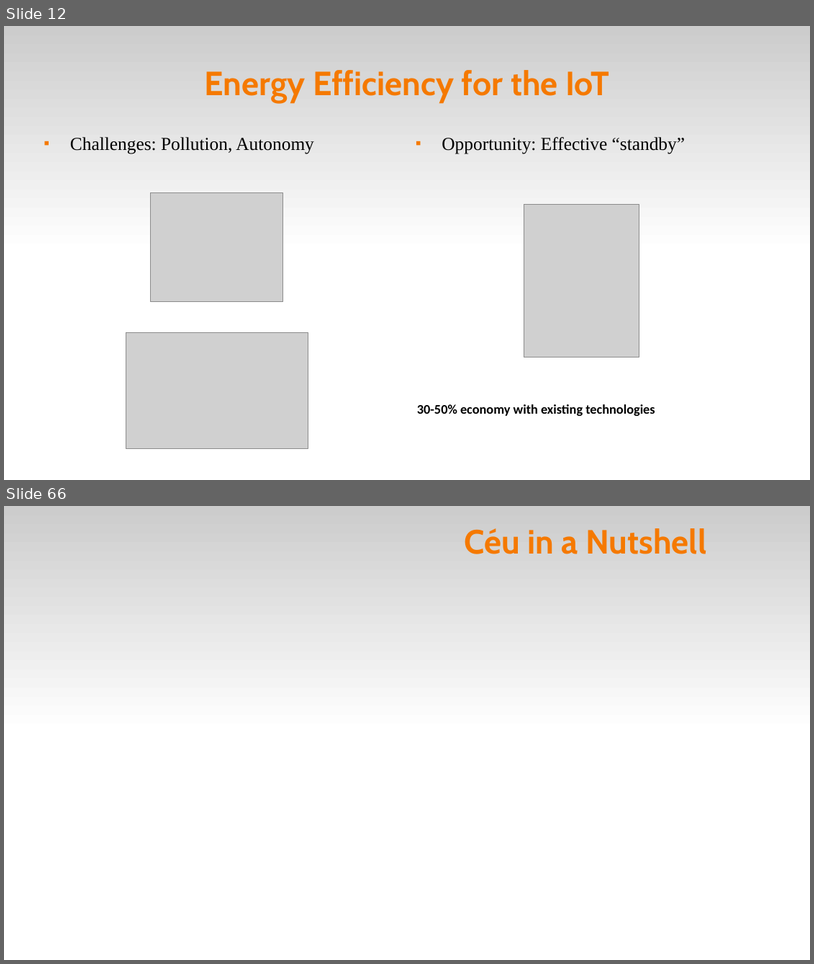
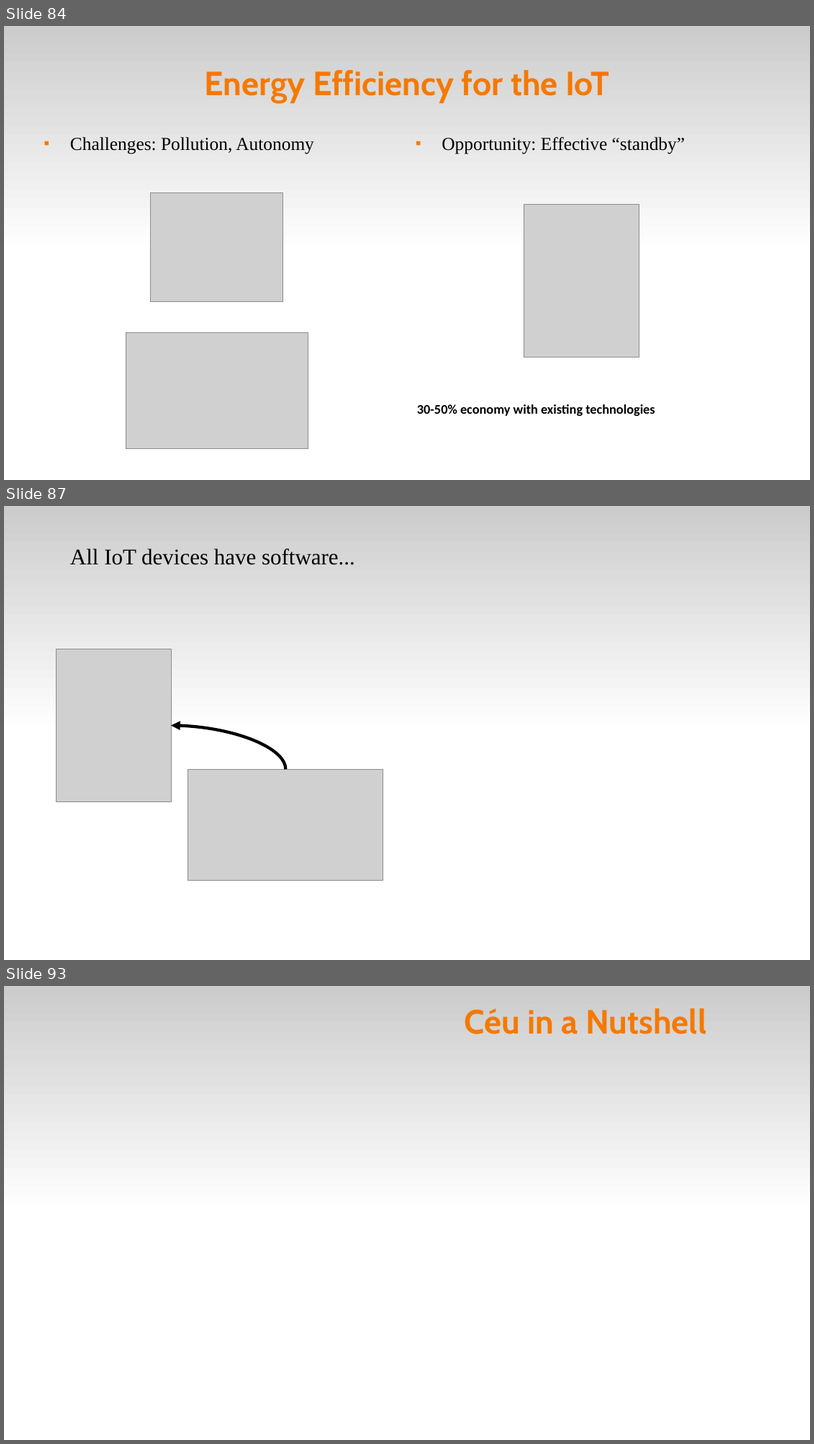
Before and after one commit to fsantanna-uerj/serrapilheira, a slide deck: LCTES/ceu-lctes-wip-expanded.odp. Shown one above the other, each under a label of ours: slides 12 and 66 before the commit, slides 84, 87 and 93 after it; the slides between them are not shown. The pictures are 814x964 and 814x1444 pixels, drawn with LibreOffice and Linux fonts; fonts in the diff are those of the drawing; grey boxes stand for pictures. Boxes give left, top, right and bottom in pixels: in the first picture for what was removed or moved away, otherwise in the second. Text is boxed around its words. In the diff, an @@ line names an element or a change of style, - is before the commit and + after.

```diff
--- a/LCTES/ceu-lctes-wip-expanded.odp
+++ b/LCTES/ceu-lctes-wip-expanded.odp
@@ slide 87 added at box(4, 506, 810, 960), background #FFFFFF; not listed: 1 template element that a slide beside it also shows @@
@@ text added at box(70, 548, 355, 565), 22 pt, text #000000 @@
+All IoT devices have software...
@@ picture added at box(56, 649, 171, 802) @@
@@ curved arrow added from (286, 770) to (171, 726), #000000 3 pt @@
@@ picture added at box(188, 770, 383, 880) @@
@@ what was slide 12 is now slide 84 @@
@@ what was slide 66 is now slide 93 @@
```
Also in this commit, not shown: 15 slides changed, 6 other slides added, 10 slides removed, 2 other files.
